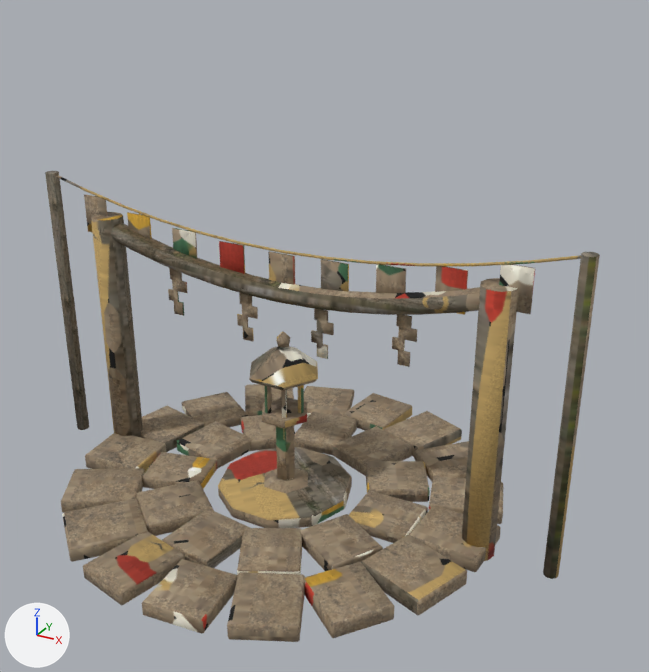
A saved change to the glTF model public/models/kits/WoodlandShrine.gltf.
The view is the same before and after, from a 50 mm camera at (4.24, -6.88, 5.32) aimed at (0.44, 0.04, 1.86). The axes (+X, +Y, +Z) are drawn at lower left. The lights are the same throughout. The older version comes first. Where no turn or scale is listed for an object, it has been applied to the vertices. Vertices at exactly the same position are counted once.

Names of what the first picture shows: 'lantern', 'paving', 'prayerFlags', 'sacredRope'.
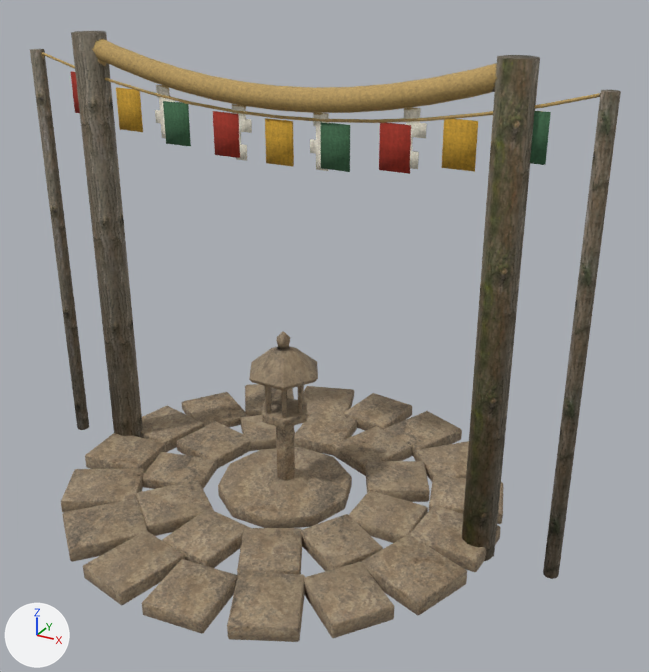
Commit message: recook woodland shrine kit

Location of each change, (x1, y1, x2, y2) in pixels of the pictures (649 x 672 px; the box of a moved part takes in the faces that stretch with it):
'sacredRope', reshaped, moved (10% wider, 52% taller)
    before: (91, 212, 518, 561)
    after: (71, 31, 540, 561)
'prayerFlags', reshaped, moved (6% wider, 30% taller)
    before: (45, 171, 600, 579)
    after: (30, 49, 621, 579)
part 1 of me_lantern, surface changed
    both: (249, 334, 318, 493)
part 2 of me_paving, surface changed
    both: (62, 384, 503, 641)
part 3 of me_prayerflags, moved or reshaped
    before: (84, 195, 107, 232)
    after: (71, 71, 80, 113)
part 4 of me_prayerflags, moved or reshaped
    before: (127, 212, 152, 250)
    after: (116, 88, 143, 132)
part 5 of me_prayerflags, moved or reshaped
    before: (172, 228, 197, 259)
    after: (163, 101, 191, 146)
part 6 of me_prayerflags, moved or reshaped
    before: (219, 241, 245, 274)
    after: (213, 111, 240, 158)
part 7 of me_prayerflags, moved or reshaped
    before: (268, 251, 295, 285)
    after: (265, 118, 294, 167)
part 8 of me_prayerflags, moved or reshaped
    before: (321, 259, 349, 292)
    after: (321, 122, 350, 172)
part 9 of me_prayerflags, moved or reshaped
    before: (376, 264, 406, 293)
    after: (379, 122, 411, 174)
part 10 of me_prayerflags, moved or reshaped
    before: (435, 266, 468, 315)
    after: (442, 119, 478, 172)
part 11 of me_prayerflags, moved or reshaped
    before: (499, 264, 535, 314)
    after: (530, 111, 551, 165)
part 12 of me_prayerflags, moved or reshaped
    before: (45, 172, 600, 579)
    after: (30, 50, 621, 579)
part 13 of me_prayerflags, moved or reshaped
    before: (281, 250, 600, 266)
    after: (278, 90, 621, 123)
part 14 of me_prayerflags, moved or reshaped
    before: (45, 171, 281, 253)
    after: (31, 49, 279, 119)
part 15 of me_sacredrope, moved or reshaped
    before: (168, 268, 188, 316)
    after: (155, 85, 175, 139)
part 16 of me_sacredrope, moved or reshaped
    before: (237, 293, 258, 342)
    after: (232, 104, 252, 161)
part 17 of me_sacredrope, moved or reshaped
    before: (311, 309, 334, 359)
    after: (310, 113, 329, 171)
part 18 of me_sacredrope, moved or reshaped
    before: (392, 315, 417, 367)
    after: (404, 107, 427, 169)
part 19 of me_sacredrope, rebuilt (10% wider, 52% taller)
    before: (91, 212, 518, 561)
    after: (71, 31, 540, 561)

Edits to the bpy script that builds the scene:
```text
Change me_lantern:
    where me_lantern.from_pydata(...)  # 355 vertices, 672 faces; spans x -0.38..0.38, y -0.33..0.33, z -0.92..0.92
    me_lantern part 1: texture (UV) coordinates of 672 of 672 faces, centred in x -0.38..0.38, y -0.33..0.33, z -0.92..0.87, changed; they spanned u 0.0..1.0, v 0.0..1.0 and now span u 0.0..1.0, v 0.0..1.0
Change me_paving:
    where me_paving.from_pydata(...)  # 734 vertices, 1352 faces; spans x -2.25..2.25, y -2.25..2.25, z -0.08..0.08
    me_paving part 2: texture (UV) coordinates of 1352 of 1352 faces, centred in x -2.25..2.25, y -2.25..2.25, z -0.08..0.08, changed; they spanned u 0.0..1.0, v 0.0..0.99 and now span u 0.0..0.97, v 0.0..1.0
Change me_prayerflags:
    remove me_prayerflags.from_pydata(...)  # 218 vertices, 392 faces; spans x -2.9..2.9, y -0.07..0.07, z -1.54..1.54
    add me_prayerflags.from_pydata(...)  # 218 vertices, 392 faces; spans x -2.9..2.9, y -0.07..0.07, z -2.16..2.16
    me_prayerflags part 3: the loose piece of 8 vertices spanning x -2.41..-2.12, y -0.01..0.01, z 0.95..1.35 is moved by (0.0, 0.0, 0.62)
    me_prayerflags part 4: the loose piece of 8 vertices spanning x -1.84..-1.56, y -0.01..0.01, z 0.84..1.24 is moved by (0.0, 0.0, 0.62)
    me_prayerflags part 5: the loose piece of 8 vertices spanning x -1.27..-0.99, y -0.01..0.01, z 0.76..1.16 is moved by (0.0, 0.0, 0.62)
    me_prayerflags part 6: the loose piece of 8 vertices spanning x -0.71..-0.42, y -0.01..0.01, z 0.71..1.11 is moved by (0.0, 0.0, 0.62)
    me_prayerflags part 7: the loose piece of 8 vertices spanning x -0.14..0.14, y -0.01..0.01, z 0.69..1.09 is moved by (0.0, 0.0, 0.62)
    me_prayerflags part 8: the loose piece of 8 vertices spanning x 0.42..0.71, y -0.01..0.01, z 0.71..1.11 is moved by (0.0, 0.0, 0.62)
    me_prayerflags part 9: the loose piece of 8 vertices spanning x 0.99..1.27, y -0.01..0.01, z 0.76..1.16 is moved by (0.0, 0.0, 0.62)
    me_prayerflags part 10: the loose piece of 8 vertices spanning x 1.56..1.84, y -0.01..0.01, z 0.84..1.24 is moved by (0.0, 0.0, 0.62)
    me_prayerflags part 11: the loose piece of 8 vertices spanning x 2.12..2.41, y -0.01..0.01, z 0.95..1.35 is moved by (0.0, 0.0, 0.62)
    me_prayerflags part 12: all 22 vertices in x -2.9..2.9, y -0.07..0.07, z -1.54 are moved by (0.0, 0.0, -0.62)
    me_prayerflags part 13: 66 of the vertices in x 0.0..2.9, y -0.07..0.07, z 1.1..1.54 are moved by (0.0, 0.0, 0.62)
    me_prayerflags part 14: 58 of the vertices in x -2.9..-0.47, y -0.07..0.07, z 1.11..1.54 are moved by (0.0, 0.0, 0.62)
Change me_sacredrope:
    remove me_sacredrope.from_pydata(...)  # 274 vertices, 524 faces; spans x -2.29..2.29, y -0.16..0.16, z -1.35..1.35
    add me_sacredrope.from_pydata(...)  # 274 vertices, 524 faces; spans x -2.29..2.29, y -0.16..0.16, z -2.26..2.26
    me_sacredrope part 15: the loose piece of 32 vertices spanning x -1.38..-1.14, y -0.01..0.01, z 0.42..0.91 is moved by (0.0, 0.0, 0.91)
    me_sacredrope part 16: the loose piece of 32 vertices spanning x -0.53..-0.3, y -0.01..0.01, z 0.3..0.8 is moved by (0.0, 0.0, 0.91)
    me_sacredrope part 17: the loose piece of 32 vertices spanning x 0.32..0.55, y -0.01..0.01, z 0.3..0.8 is moved by (0.0, 0.0, 0.91)
    me_sacredrope part 18: the loose piece of 32 vertices spanning x 1.17..1.4, y -0.01..0.01, z 0.42..0.91 is moved by (0.0, 0.0, 0.91)
    me_sacredrope part 19: the loose piece of 146 vertices spanning x -2.29..2.29, y -0.16..0.16, z -1.35..1.35 is rebuilt with 146 vertices and now spans x -2.29..2.29, y -0.16..0.16, z -2.26..2.26
Change ob_prayerflags:
    ob_prayerflags.location: (0.0, 0.0, 1.54) -> (0.0, 0.0, 2.16)
Change ob_sacredrope:
    ob_sacredrope.location: (0.0, 0.0, 1.35) -> (0.0, 0.0, 2.26)
```
